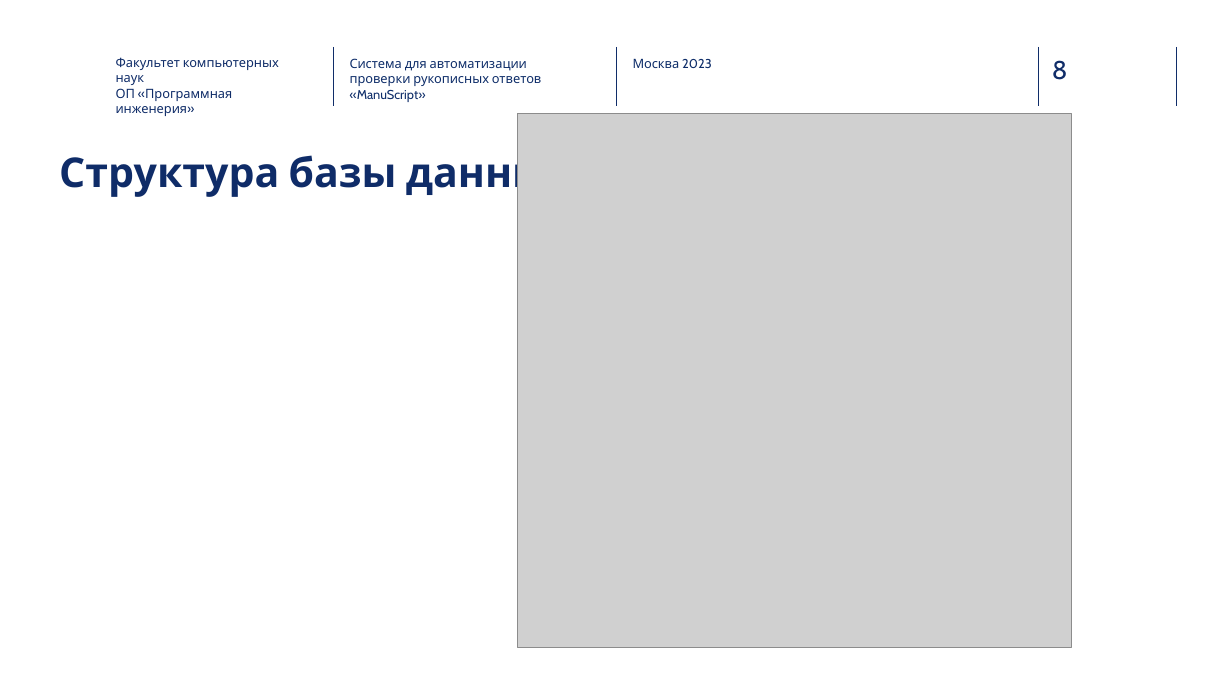
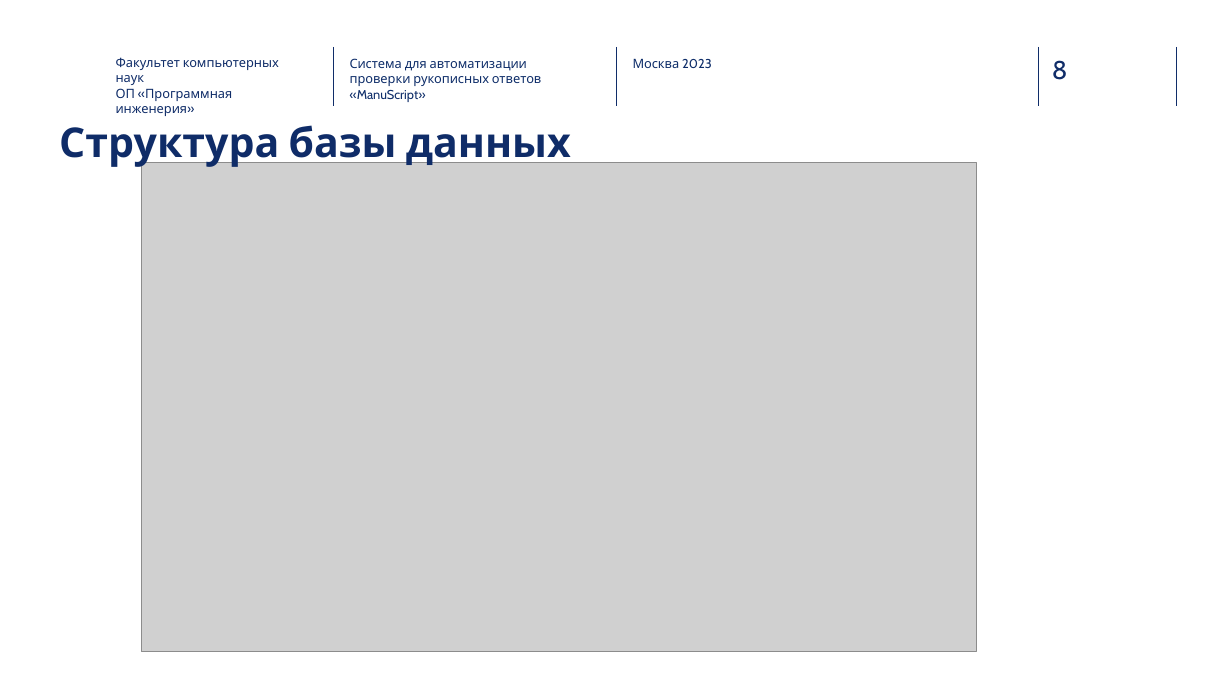
Before and after one commit to adadgoff/ManuScript, a slide deck: slide 8 of docs/Дадыков_Артемий_Презентация.pptx. Drawn at 1232x693 pixels with LibreOffice and Linux fonts; fonts in the diff are those of the drawing; grey boxes stand for pictures; background and template pictures are left out. Boxes give left, top, right and bottom in pixels: in the first picture for what was removed or moved away, otherwise in the second. Text is boxed around its words. In the diff, an @@ line names an element or a change of style, - is before the commit and + after.

```diff
--- a/docs/Дадыков_Артемий_Презентация.pptx
+++ b/docs/Дадыков_Артемий_Презентация.pptx
@@ title "Структура базы данных" rewrapped from (x1=59, y1=148, x2=571, y2=198) to (x1=59, y1=125, x2=571, y2=169) @@
@@ picture removed at (x1=518, y1=114, x2=1072, y2=648) @@
@@ picture added at (x1=141, y1=163, x2=977, y2=652) @@
```
Also in this commit, not shown: 4 other slides changed, 17 other files.
